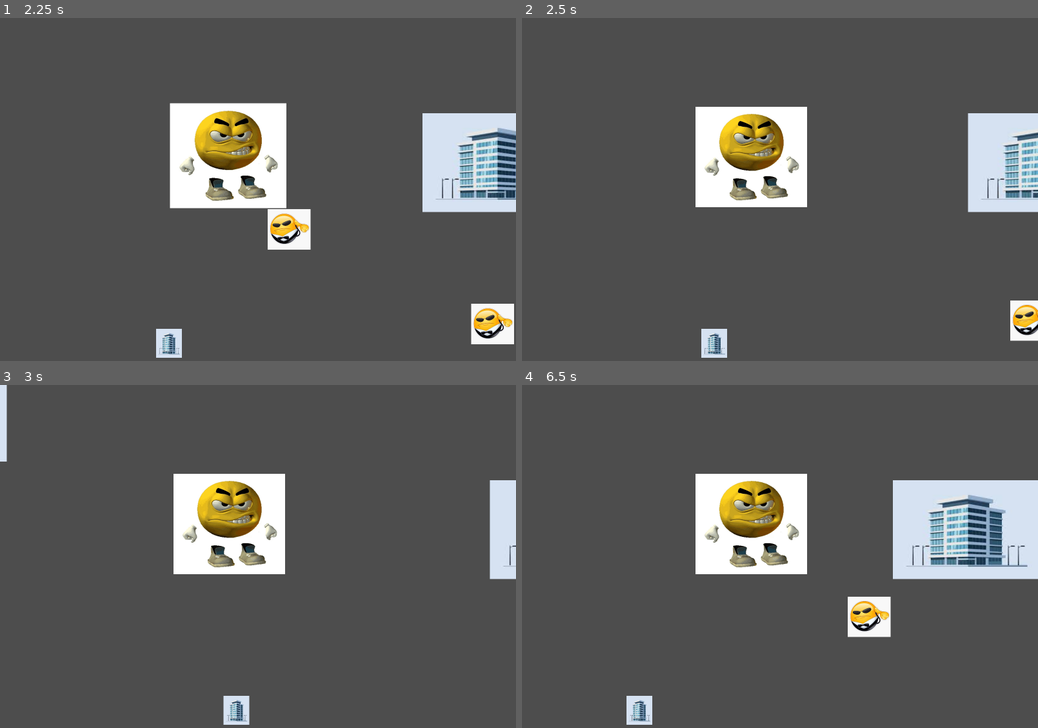
Above: before the commit, frames 1-4 (two rows, left to right).
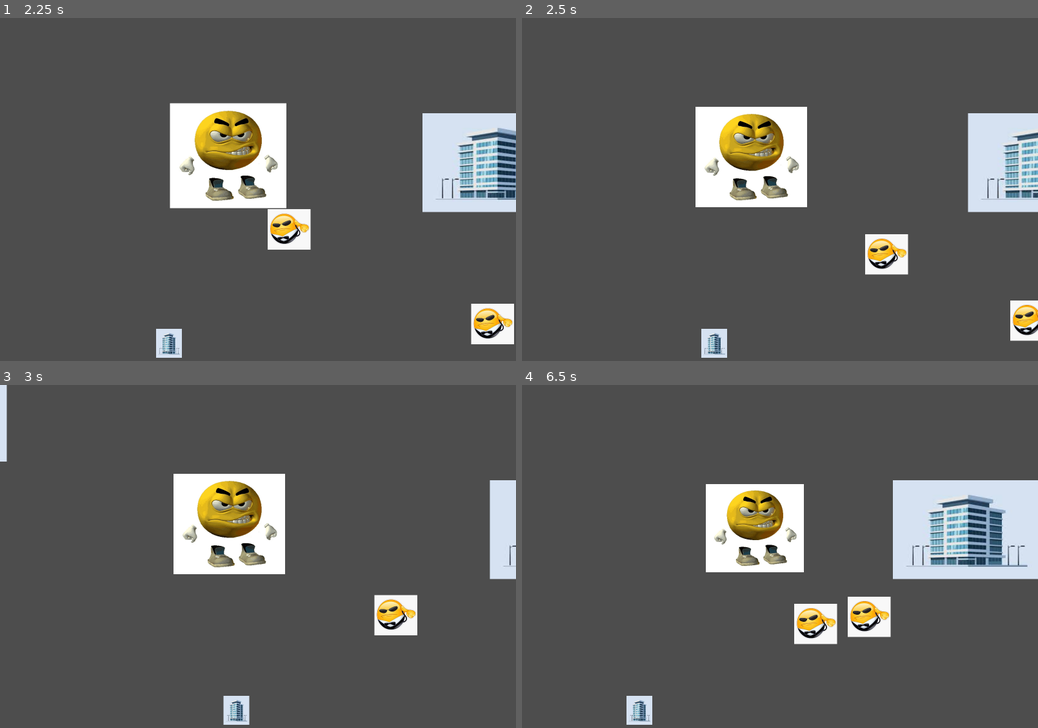
Above: after the commit, the same moments.

Repository: SluggyGhost/company-crasher
Game: Godot game, scene res://levels/City.tscn
Two runs of this game, one before a commit and one after it. Both use one fixed random seed, a clock stepped at 60 frames per second and the inputs below.
Inputs:
- Up to frame 1 (2.25 s): tap Enter (ui_accept) at 0.5, 0.77, 1.52 s; hold Right (ui_right) 0.53-2.03 s; hold Left (ui_left) from 2.03 s (still down)
- Up to frame 2 (2.5 s): keep holding Left (ui_left)
- Up to frame 3 (3 s): release Left (ui_left) at 2.78 s; hold Right (ui_right) from 2.78 s (still down)
- Up to frame 4 (6.5 s): tap Enter (ui_accept) at 3.02, 3.77, 4.52, 6.02 s; release Right (ui_right) at 4.28 s; hold Left (ui_left) 4.28-5.03 s; hold Right (ui_right) 5.03-5.78 s; hold Left (ui_left) from 5.78 s (still down)

Frame 1 is identical in both runs. In frame 2, 1.0% of the frame differs, in the area x 66-75%, y 63-75%; in frame 3, 1.0%; in frame 4, 4.3%, in the area x 33-62%, y 25-76%.

Commit message:
added enemy respawning

Diff:
--- a/enemies/Enemy.gd
+++ b/enemies/Enemy.gd
@@ -1,11 +1,13 @@
 extends CharacterBody2D;
-
+;
 @export var damage = 1;
 @export var speed: float = 100.0;
+var spawnPos: Vector2;
 
 var player: CharacterBody2D = null;
 
 func _ready():
+	spawnPos = global_position;
 	player = get_tree().get_first_node_in_group("player");
 	$Area2D.body_entered.connect(_on_body_entered)
 
@@ -14,7 +16,7 @@
 		set_process(false);
 		return;
 
-func _physics_process(delta: float):
+func _physics_process(_delta: float):
 	if player:
 		var direction: Vector2 = global_position.direction_to(player.global_position);;
 
@@ -25,4 +27,4 @@
 func _on_body_entered(body):
 	if body.is_in_group("player"):
 		body.grow_player(-damage);
-		queue_free();
+		global_position = spawnPos;
